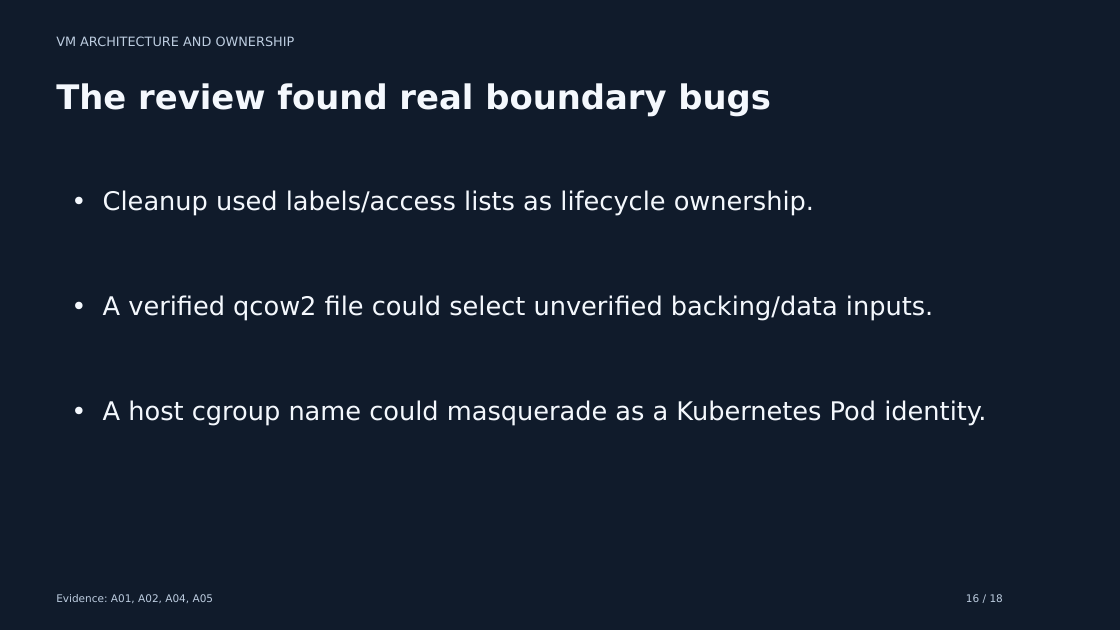
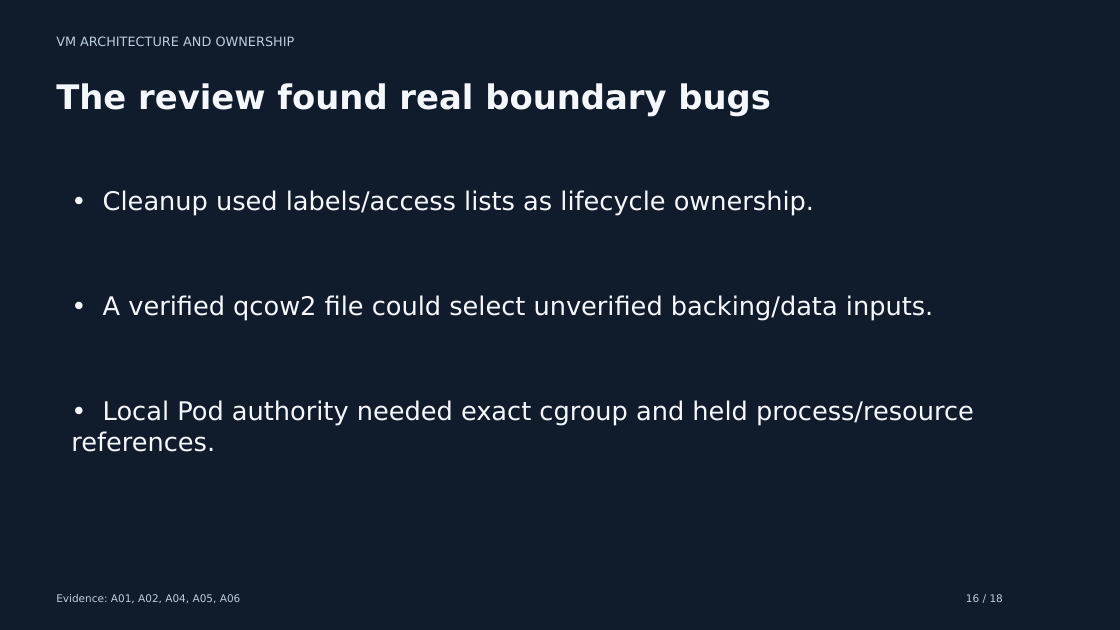
Before and after one commit to SamYaple/qrab, a slide deck: slide 16 of docs/architecture/exports/engineering.pptx. Drawn at 1120x630 pixels with LibreOffice and Linux fonts; fonts in the diff are those of the drawing. Boxes give left, top, right and bottom in pixels: in the first picture for what was removed or moved away, otherwise in the second. Text is boxed around its words. In the diff, an @@ line names an element or a change of style, - is before the commit and + after.

Commit message:
Explain resource lifetime authority and record held-descriptor repairs (work/openstack-architecture-boundary-atlas)

```diff
--- a/docs/architecture/exports/engineering.pptx
+++ b/docs/architecture/exports/engineering.pptx
@@ text at box(71, 400, 974, 452): text changed @@
-• A host cgroup name could masquerade as a Kubernetes Pod identity.
+• Local Pod authority needed exact cgroup and held process/resource references.
@@ text at box(56, 594, 241, 603): text changed @@
-Evidence: A01, A02, A04, A05
+Evidence: A01, A02, A04, A05, A06
```
Also in this commit, not shown: 29 other files.
